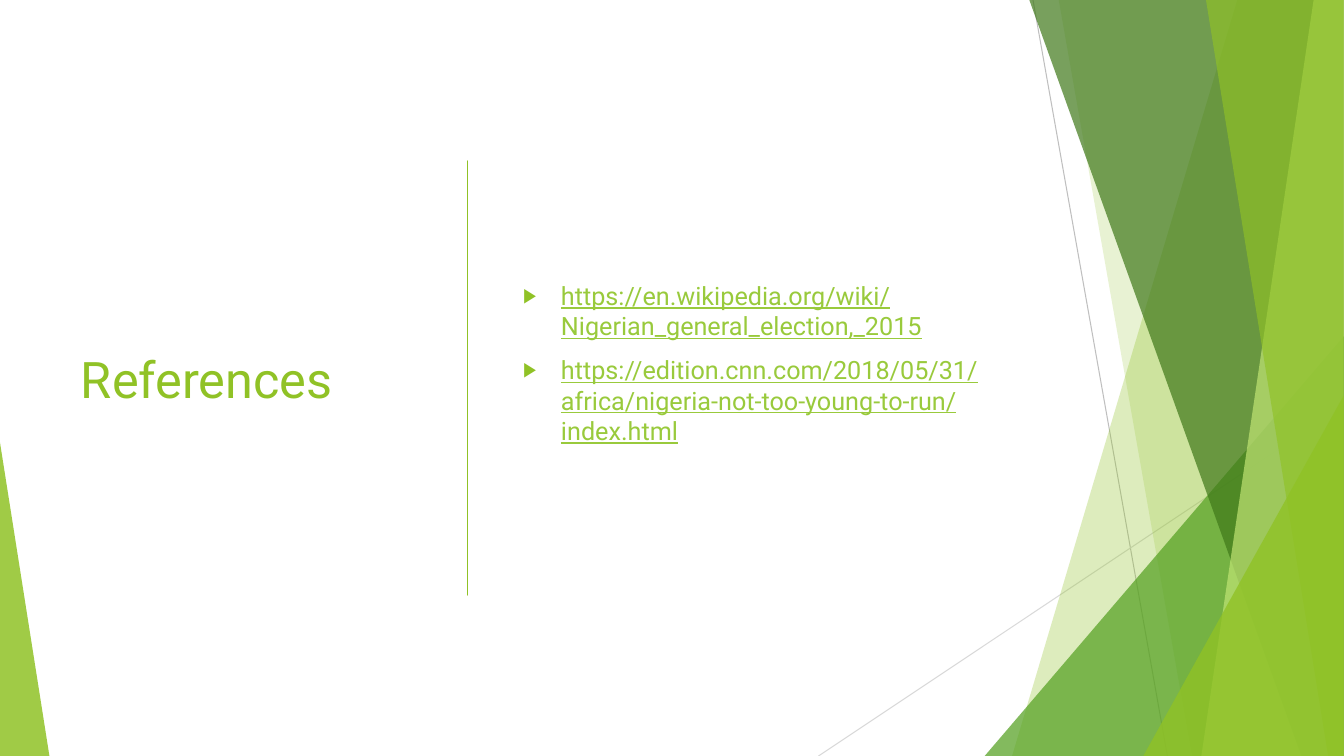
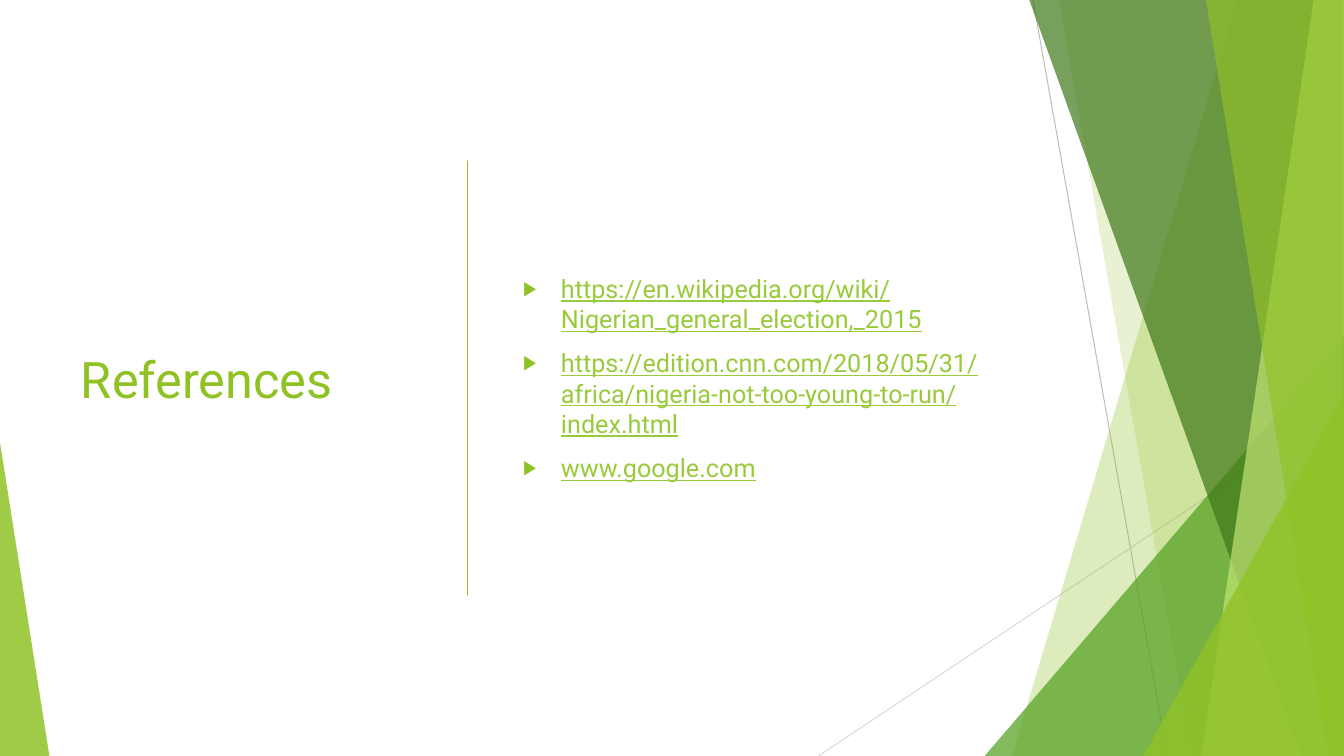
Before and after one commit to Rabarb/BTNGProject, a slide deck: slide 9 of Team Debt Presentation.pptx. Drawn at 1344x756 pixels with LibreOffice and Linux fonts; fonts in the diff are those of the drawing. Boxes give left, top, right and bottom in pixels: in the first picture for what was removed or moved away, otherwise in the second. Text is boxed around its words. In the diff, an @@ line names an element or a change of style, - is before the commit and + after.

```diff
--- a/Team Debt Presentation.pptx
+++ b/Team Debt Presentation.pptx
@@ text at (561,458,756,483): paragraph added @@
+▶ www.google.com
```
Also in this commit, not shown: 1 other slide changed, 3 other files.
